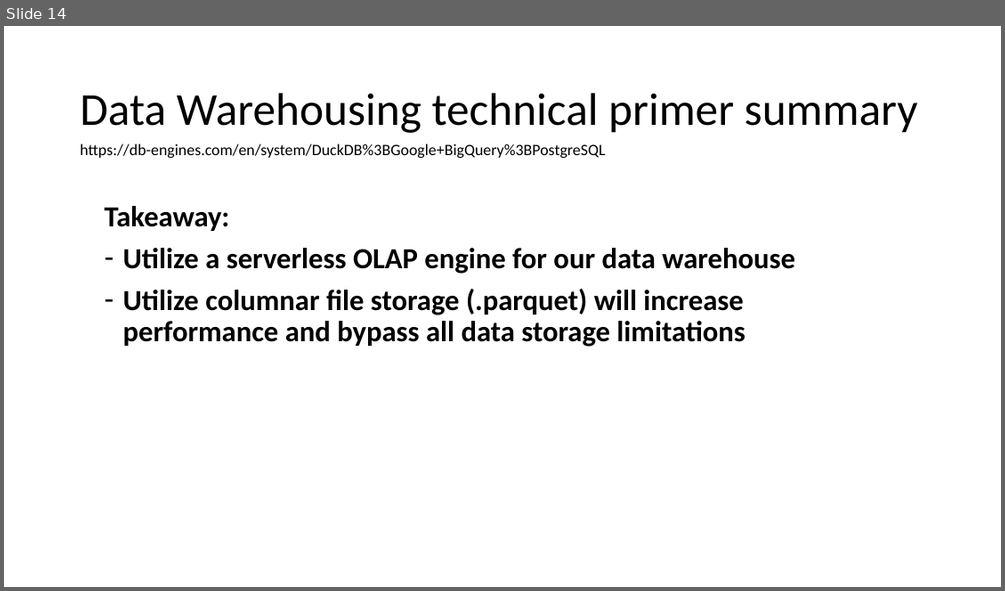
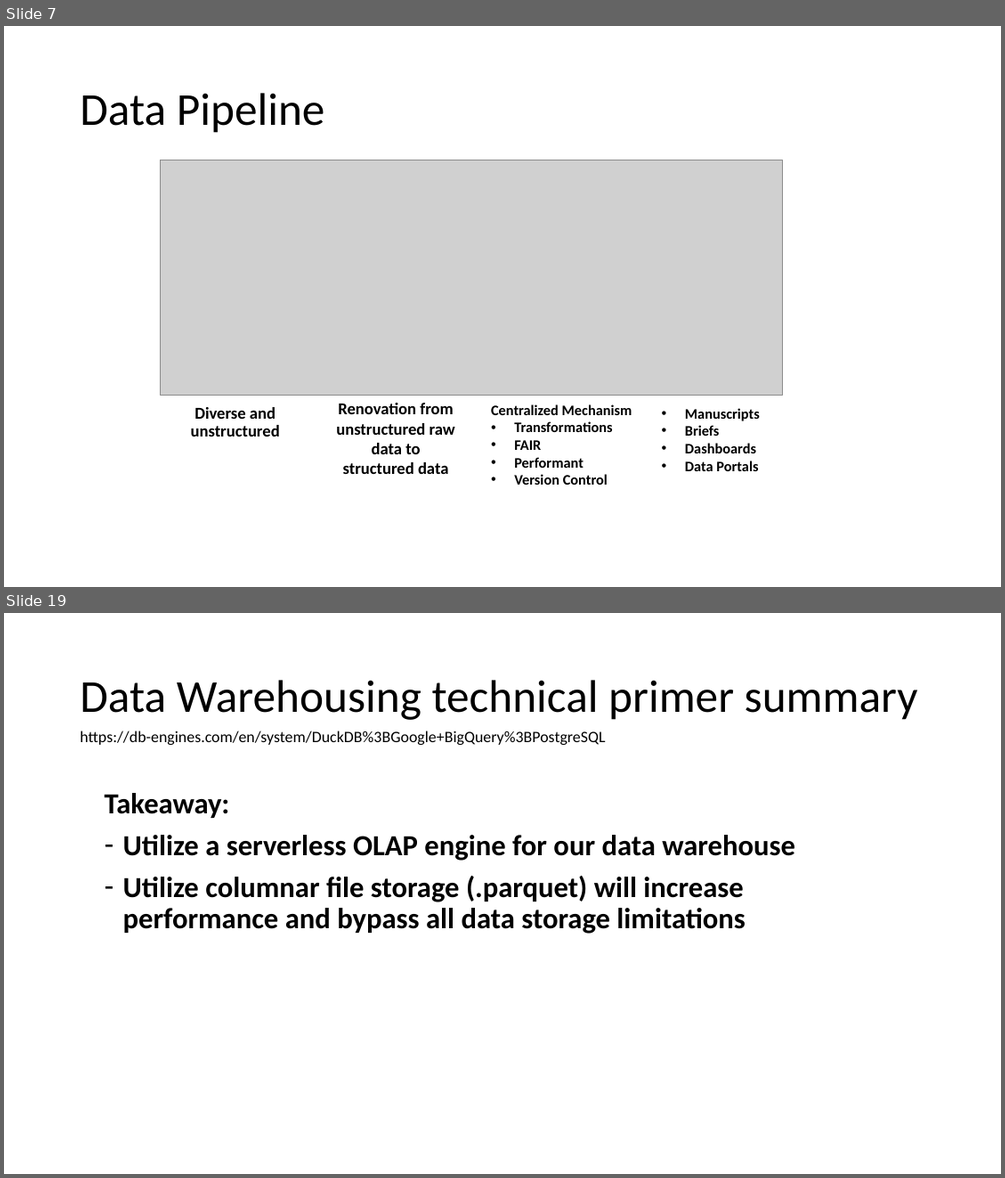
Before and after one commit to federman/hcup-extraction-loading, a slide deck: documents/presentations/2023-04-12 Weekly forum RL.pptx. Shown one above the other, each under a label of ours: slide 14 before the commit, slides 7 and 19 after it; the slides between them are not shown. The pictures are 1005x591 and 1005x1178 pixels, drawn with LibreOffice and Linux fonts; fonts in the diff are those of the drawing; grey boxes stand for pictures. Boxes give left, top, right and bottom in pixels: in the first picture for what was removed or moved away, otherwise in the second. Text is boxed around its words. In the diff, an @@ line names an element or a change of style, - is before the commit and + after.

```diff
--- a/documents/presentations/2023-04-12 Weekly forum RL.pptx
+++ b/documents/presentations/2023-04-12 Weekly forum RL.pptx
@@ slide 7 added at <box>4,26,1001,587</box>, background #FFFFFF @@
@@ title added at <box>80,93,325,133</box>, 44 pt, text #000000 @@
+Data Pipeline
@@ picture added at <box>161,160,783,394</box> @@
@@ text added at <box>191,407,280,436</box>, 16 pt, text #000000, bold @@
+Diverse and unstructured
@@ text added at <box>336,402,455,474</box>, 16 pt, text #000000, bold @@
+Renovation from unstructured raw data to structured data
@@ text added at <box>491,404,632,484</box>, 14 pt, text #000000, bold @@
+Centralized Mechanism
+• Transformations
+• FAIR
+• Performant
+• Version Control
@@ text added at <box>685,408,760,471</box>, 14 pt, text #000000, bold @@
+• Manuscripts
+• Briefs
+• Dashboards
+• Data Portals
@@ what was slide 14 is now slide 19 @@
```
Also in this commit, not shown: 4 slides changed, 13 other slides added, 4 slides removed.
